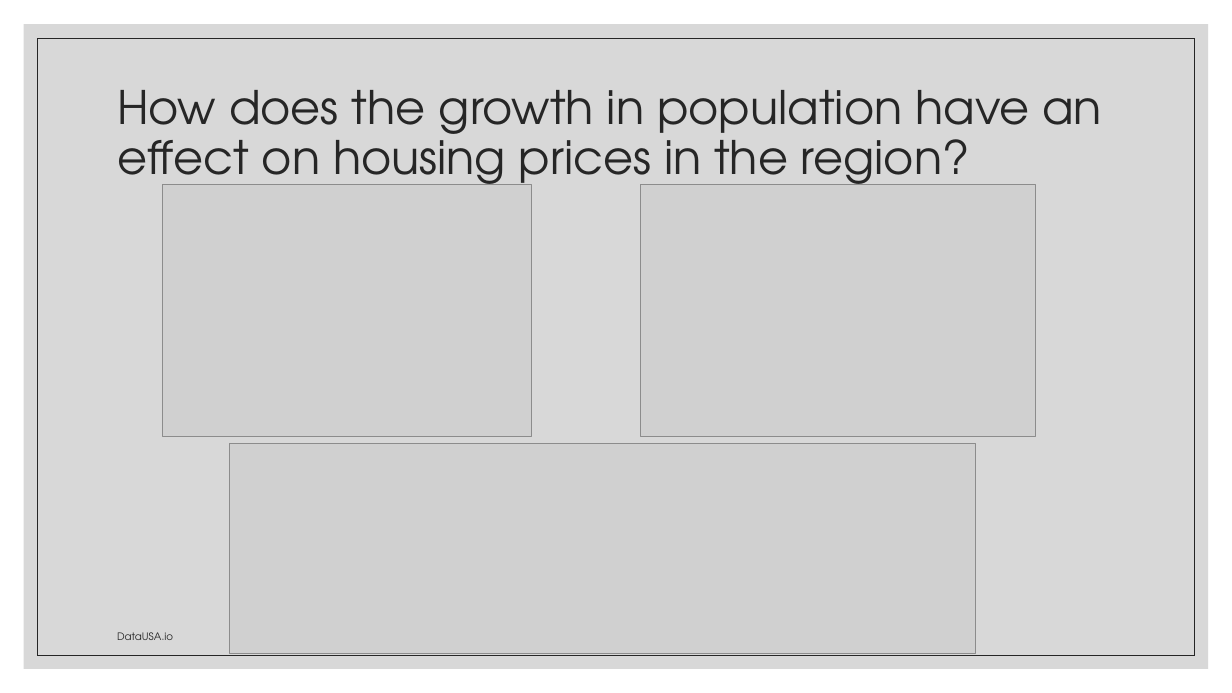
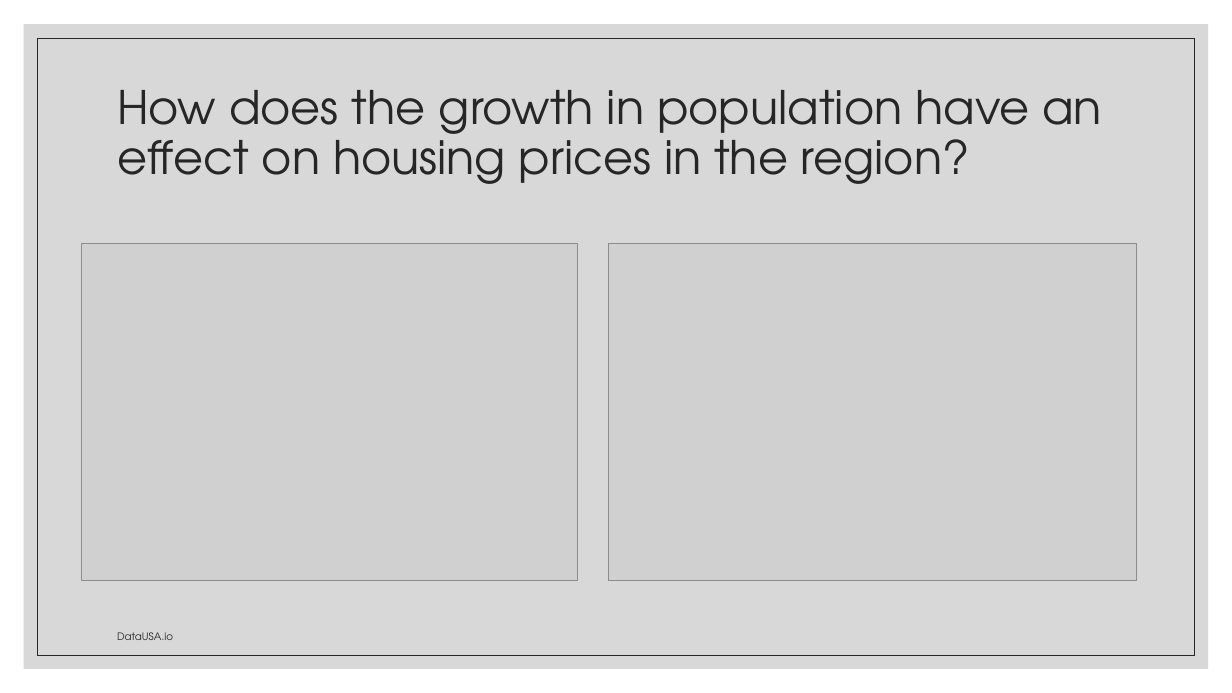
Before and after one commit to yanthedeveloper/Project1, a slide deck: slide 13 of Div101 Project 1 Final Presentation.pptx (slide 12 before the commit). Drawn at 1232x693 pixels with LibreOffice and Linux fonts; fonts in the diff are those of the drawing; grey boxes stand for pictures. Boxes give left, top, right and bottom in pixels: in the first picture for what was removed or moved away, otherwise in the second. Text is boxed around its words. In the diff, an @@ line names an element or a change of style, - is before the commit and + after.

```diff
--- a/Div101 Project 1 Final Presentation.pptx
+++ b/Div101 Project 1 Final Presentation.pptx
@@ picture: place and size @@
-picture at box(163, 185, 532, 436)
+picture at box(82, 244, 578, 581)
@@ picture: place and size @@
-picture at box(641, 185, 1036, 436)
+picture at box(608, 244, 1137, 581)
@@ picture removed at box(229, 444, 976, 654) @@
```
Also in this commit, not shown: 1 other slide changed, 2 slides added.
